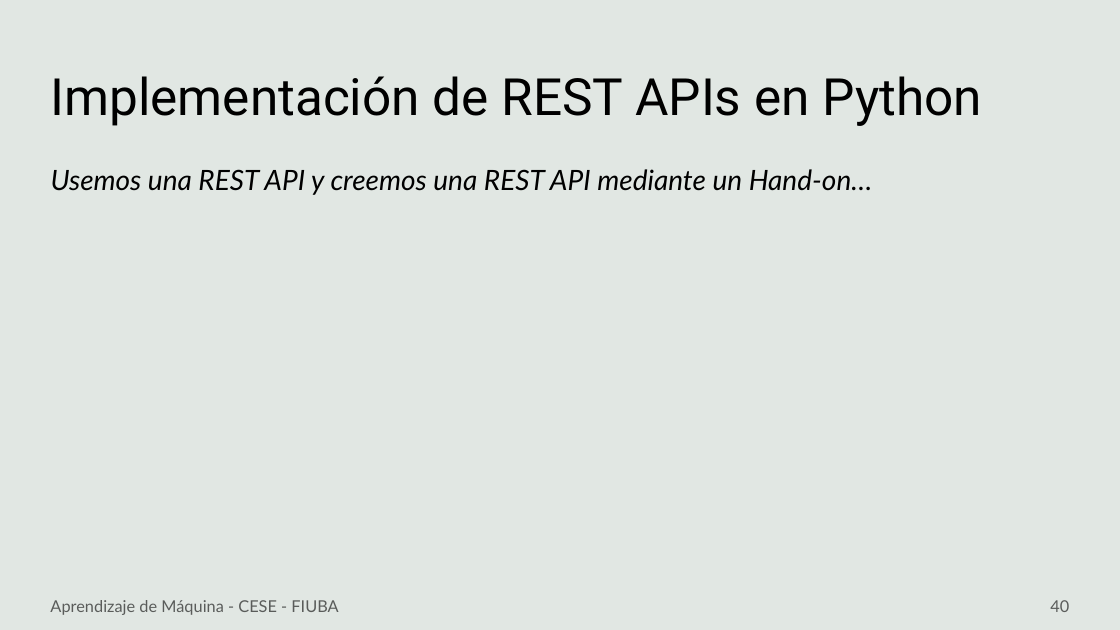
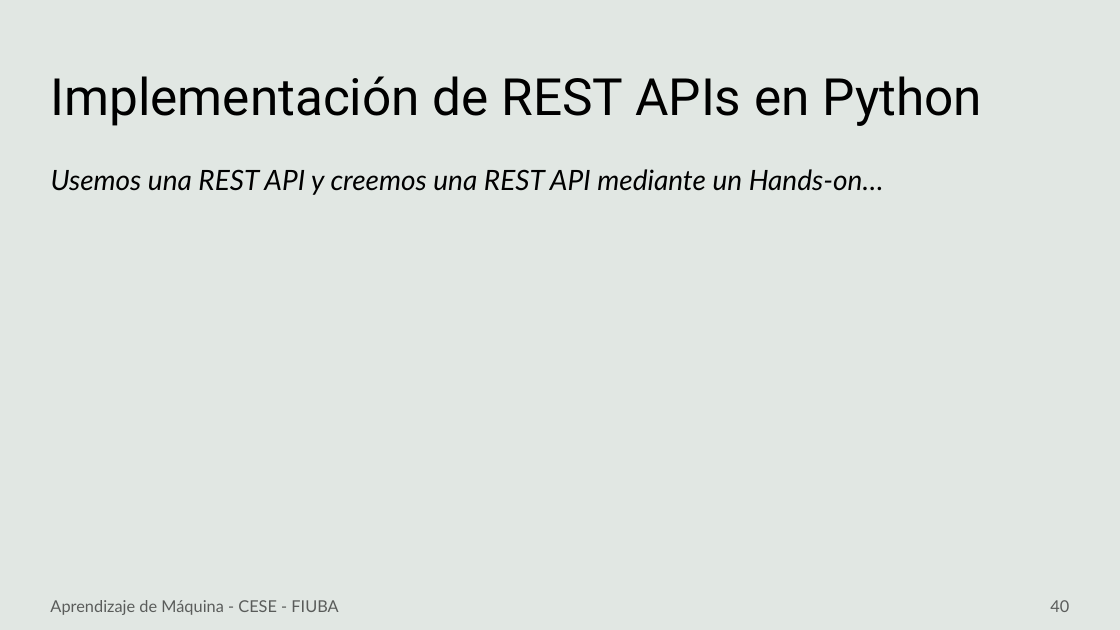
Before and after one commit to FIUBA-Posgrado-Inteligencia-Artificial/aprendizaje_maquina_II, a slide deck: slide 40 of clase6/teoria/clase6.pptx. Drawn at 1120x630 pixels with LibreOffice and Linux fonts; fonts in the diff are those of the drawing; background and template pictures are left out. Boxes give left, top, right and bottom in pixels: in the first picture for what was removed or moved away, otherwise in the second. Text is boxed around its words. In the diff, an @@ line names an element or a change of style, - is before the commit and + after.

```diff
--- a/clase6/teoria/clase6.pptx
+++ b/clase6/teoria/clase6.pptx
@@ text at [51, 169, 884, 195]: text changed @@
-Usemos una REST API y creemos una REST API mediante un Hand-on…
+Usemos una REST API y creemos una REST API mediante un Hands-on…
```
Also in this commit, not shown: 7 other files.
